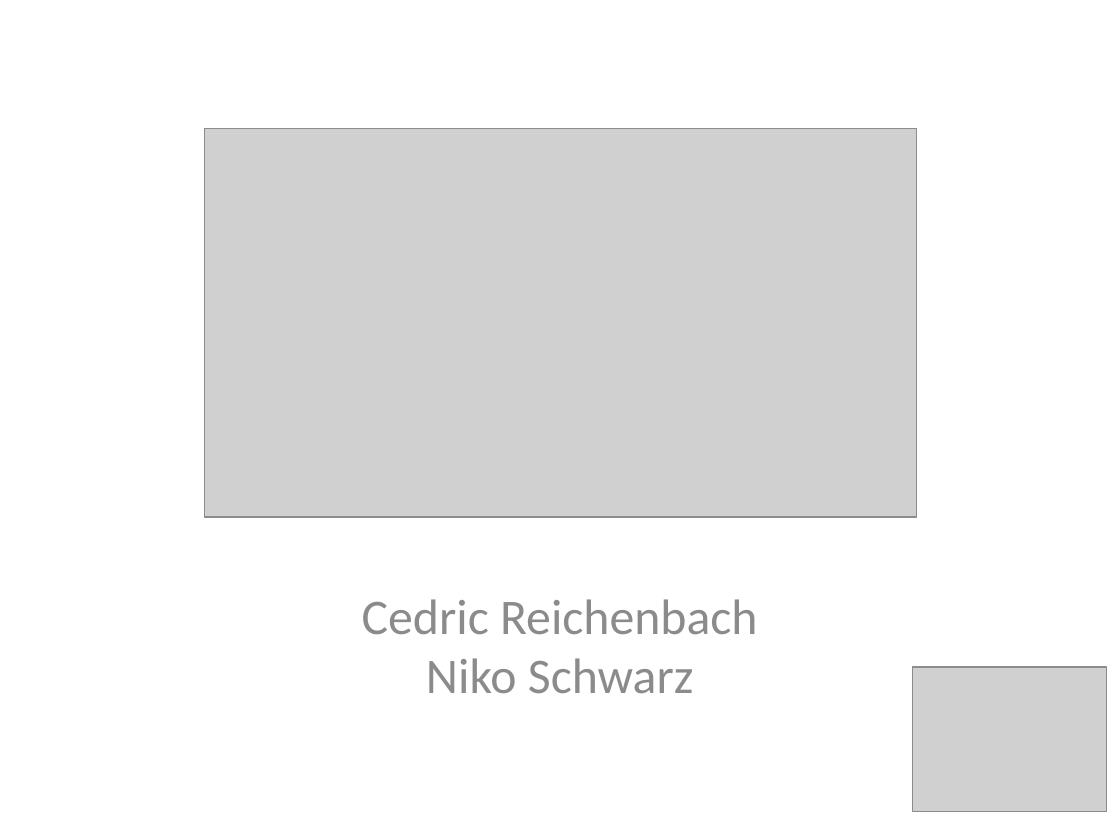
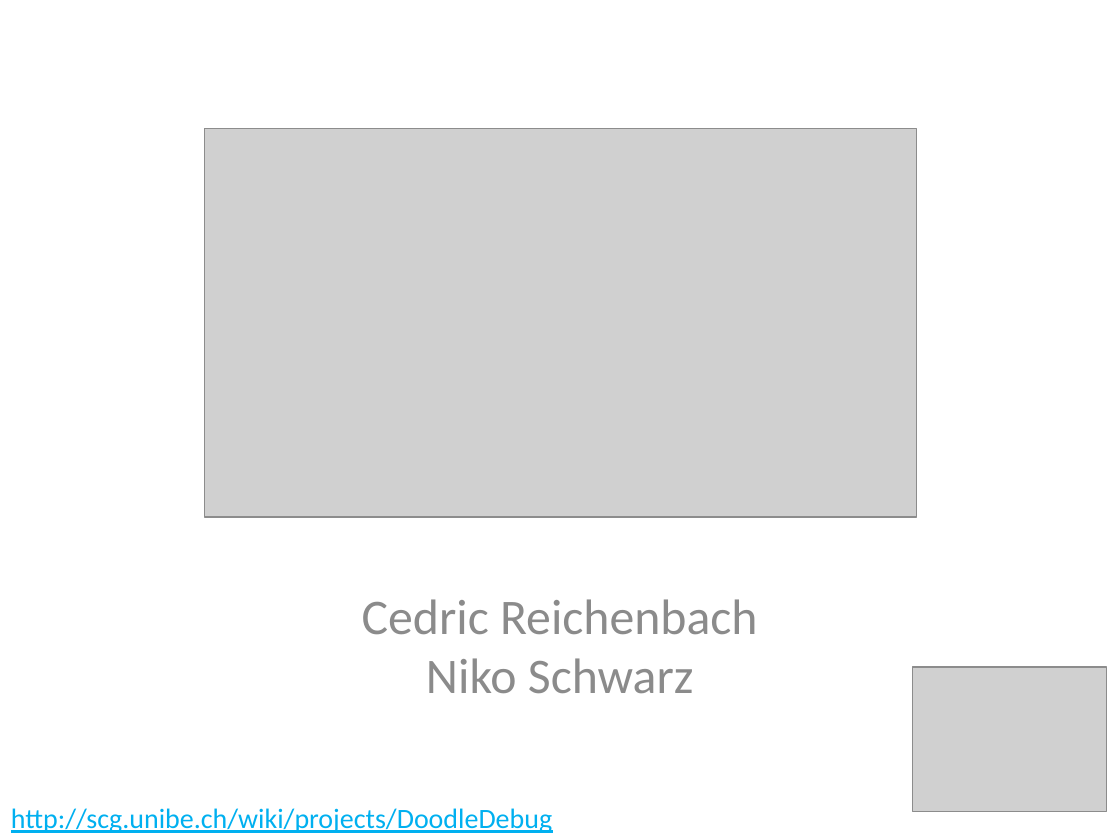
Before and after one commit to CedricReichenbach/DoodleDebug, a slide deck: slide 1 of presentations/Demo DoodleDebug Spring 2013.pptx. Drawn at 1120x840 pixels with LibreOffice and Linux fonts; fonts in the diff are those of the drawing; grey boxes stand for pictures. Boxes give left, top, right and bottom in pixels: in the first picture for what was removed or moved away, otherwise in the second. Text is boxed around its words. In the diff, an @@ line names an element or a change of style, - is before the commit and + after.

```diff
--- a/presentations/Demo DoodleDebug Spring 2013.pptx
+++ b/presentations/Demo DoodleDebug Spring 2013.pptx
@@ text added at [11,808,552,833], 18 pt, text #00B0F0, underline @@
+http://scg.unibe.ch/wiki/projects/DoodleDebug
```
Also in this commit, not shown: 1 other file.
